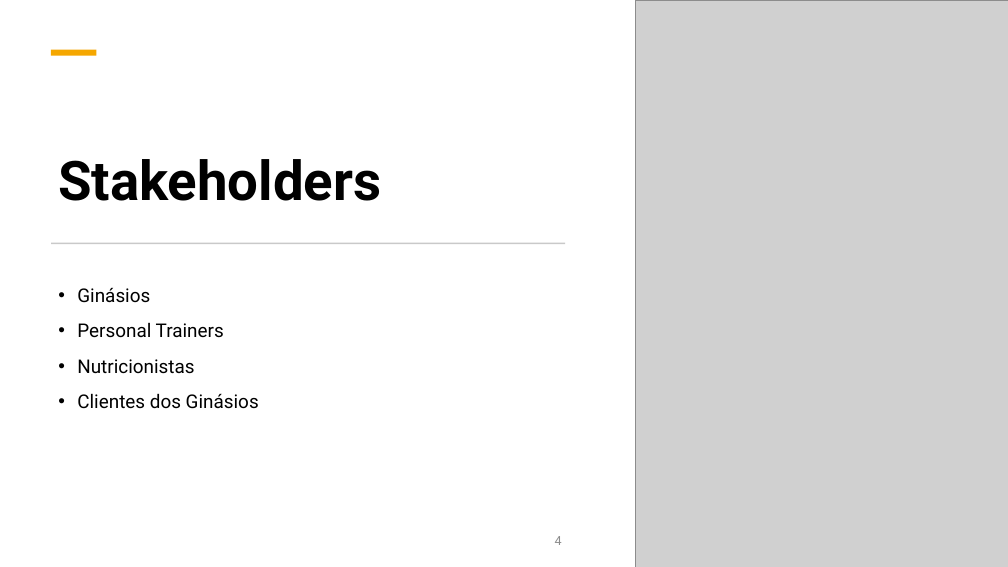
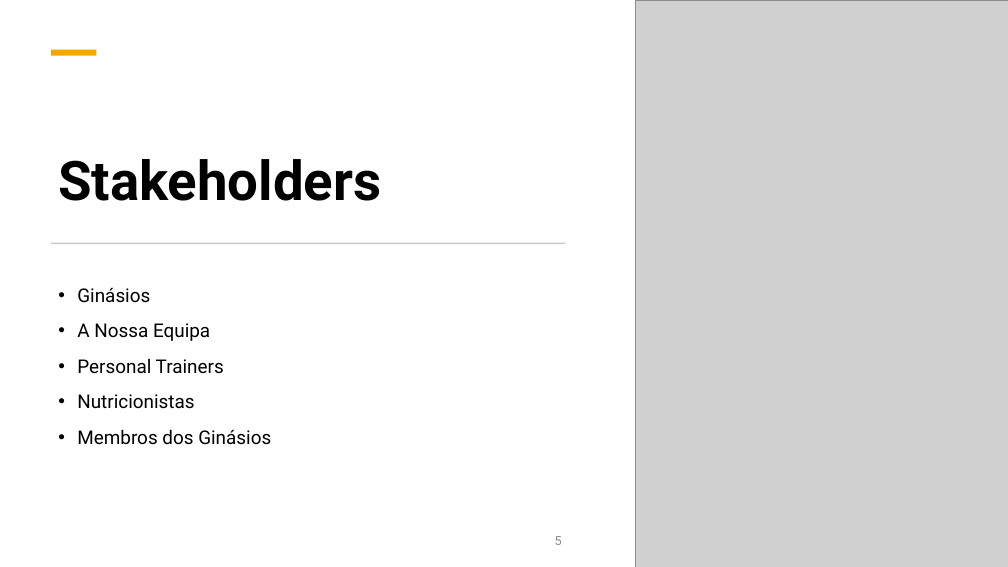
Before and after one commit to Gongas1331/FitLink, a slide deck: slide 5 of apresentações/Apresentação1.pptx (slide 4 before the commit). Drawn at 1008x567 pixels with LibreOffice and Linux fonts; fonts in the diff are those of the drawing; grey boxes stand for pictures. Boxes give left, top, right and bottom in pixels: in the first picture for what was removed or moved away, otherwise in the second. Text is boxed around its words. In the diff, an @@ line names an element or a change of style, - is before the commit and + after.

```diff
--- a/apresentações/Apresentação1.pptx
+++ b/apresentações/Apresentação1.pptx
@@ text at (x1=77, y1=323, x2=210, y2=341): paragraph added @@
+• A Nossa Equipa
@@ text at (x1=77, y1=429, x2=271, y2=445): text changed @@
-• Clientes dos Ginásios
+• Membros dos Ginásios
@@ page number at (x1=555, y1=536, x2=562, y2=545): text changed @@
-4
+5
```
Also in this commit, not shown: 2 other slides changed, 1 slide added, 1 slide removed, 1 other file.
